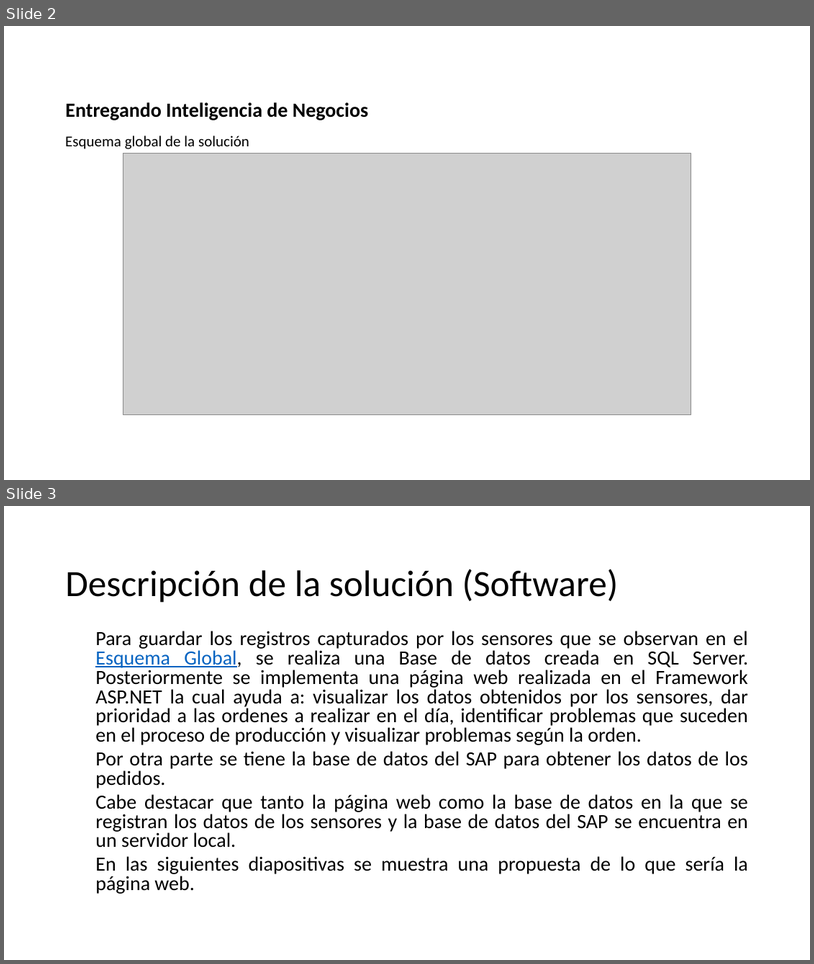
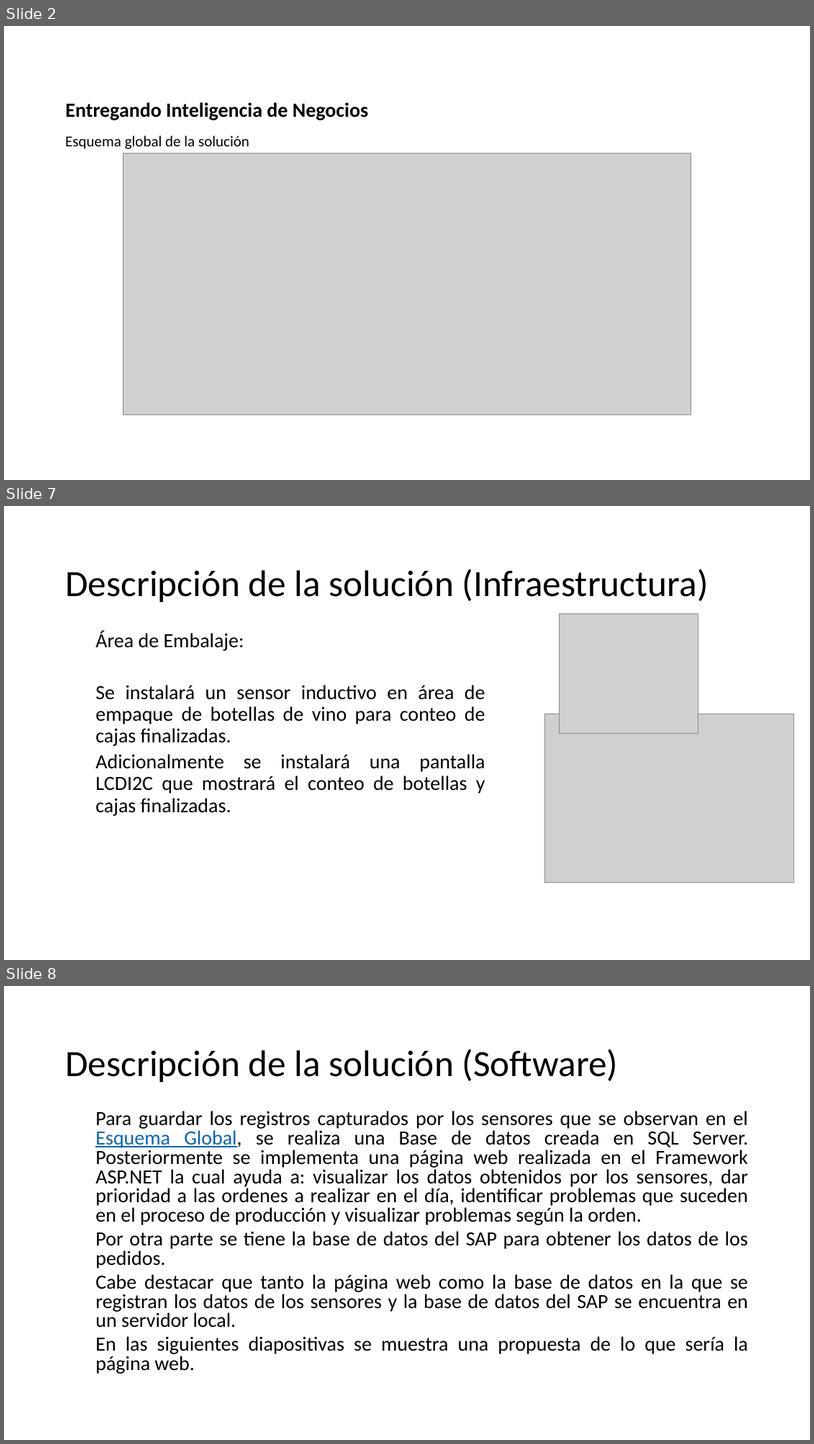
Before and after one commit to YorchXD/Proyecto_ViaWine, a slide deck: Propuesta_solucion_automatizacion.pptx. Shown one above the other, each under a label of ours: slides 2 and 3 before the commit, slides 2, 7 and 8 after it; the slides between them are not shown. The pictures are 814x964 and 814x1444 pixels, drawn with LibreOffice and Linux fonts; fonts in the diff are those of the drawing; grey boxes stand for pictures; background and template pictures are left out. Boxes give left, top, right and bottom in pixels: in the first picture for what was removed or moved away, otherwise in the second. Text is boxed around its words. In the diff, an @@ line names an element or a change of style, - is before the commit and + after.

```diff
--- a/Propuesta_solucion_automatizacion.pptx
+++ b/Propuesta_solucion_automatizacion.pptx
@@ slide 7 added at (4,506,810,960), background picture (left out) @@
@@ title added at (65,569,709,602), 44 pt, text #000000 @@
+Descripción de la solución (Infraestructura)
@@ text added at (95,630,486,816), 24 pt, text #000000 @@
+  Área de Embalaje:
+  Se instalará un sensor inductivo en área de empaque de botellas de vino para conteo de cajas finalizadas.
+  Adicionalmente se instalará una pantalla LCDI2C que mostrará el conteo de botellas y cajas finalizadas.
@@ picture added at (560,614,699,733) @@
@@ picture added at (545,713,794,883) @@
@@ what was slide 3 is now slide 8 @@
```
Also in this commit, not shown: 1 slide changed, 4 other slides added.
